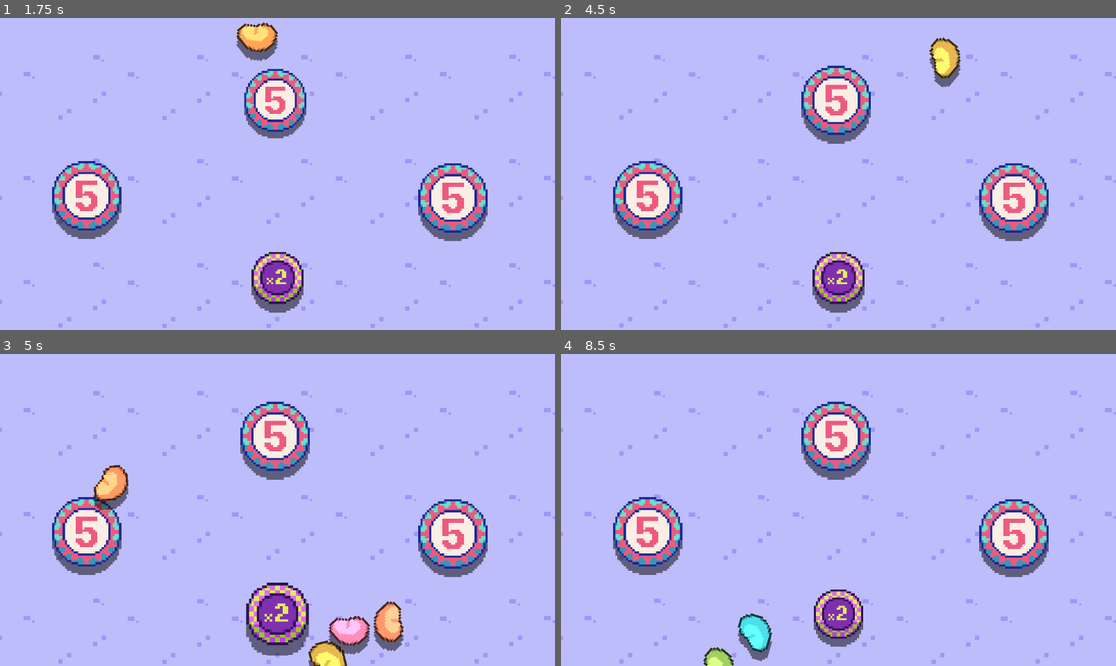
Above: before the commit, frames 1-4 (two rows, left to right).
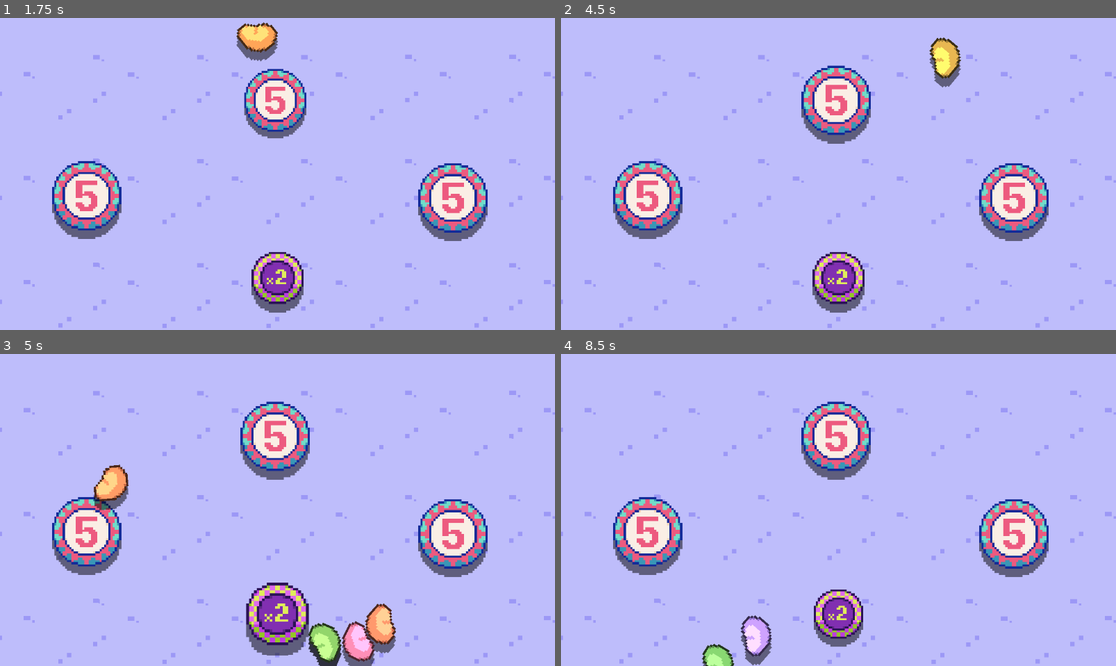
Above: after the commit, the same moments.

Repository: dairycultist/bean-game
Game: Godot game, scene res://scene.tscn
The game is run twice, just before and just after one commit, with the same random seed, the same clock (stepped at 60 frames per second) and the same inputs.
Inputs (mouse positions are in pixels of both pictures, inside the frame that each line leads up to):
- Up to frame 1 (1.75 s): tap Enter at 0.5 s; press the mouse at (277, 174) at 0.53 s; move the mouse to (166, 189) at 1.27 s; release the mouse at (166, 189) at 1.28 s; click (166, 189) at 1.35 s
- Up to frame 2 (4.5 s): move the mouse to (894, 105) at 2.02 s; press the mouse at (894, 105) at 2.03 s; move the mouse to (810, 236) at 2.77 s; release the mouse at (810, 236) at 2.78 s; click (810, 236) at 2.85 s; move the mouse to (1005, 220) at 3.52 s; press the mouse at (1005, 220) at 3.53 s; move the mouse to (672, 127) at 4.27 s; release the mouse at (672, 127) at 4.28 s; click (672, 127) at 4.35 s
- Up to frame 3 (5 s): no input
- Up to frame 4 (8.5 s): move the mouse to (866, 510) at 5.02 s; press the mouse at (866, 510) at 5.03 s; move the mouse to (755, 432) at 5.77 s; release the mouse at (755, 432) at 5.78 s; click (755, 432) at 5.85 s; move the mouse to (960, 494) at 6.52 s; press the mouse at (960, 494) at 6.53 s; move the mouse to (727, 525) at 7.27 s; release the mouse at (727, 525) at 7.28 s; click (727, 525) at 7.35 s; move the mouse to (894, 441) at 8.02 s; press the mouse at (894, 441) at 8.03 s

Frame 1 is identical in both runs. In frame 2, less than 0.1% of the frame differs, in the area x 66-73%, y 6-23%; in frame 3, 2.3%, in the area x 18-73%, y 35-100%; in frame 4, 0.9%.

Commit message:
Cute little animation for spawning next bean

Diff:
--- a/bean_dropper.gd
+++ b/bean_dropper.gd
@@ -26,10 +26,12 @@
 	collider.position.x = collider.shape.size.x / 2
 	collider.position.y = collider.shape.size.y / 2
 
-func _process(_delta: float) -> void:
+func _process(delta: float) -> void:
 
 	var bound = collider.shape.size.x / 2
 	the_bean.global_position.x = clamp((camera.get_local_mouse_position() + camera.position).x, -bound, bound)
+
+	the_bean.global_position.y = lerp(the_bean.global_position.y, get_parent().global_position.y, 10.0 * delta)
 
 func _input_event(_viewport: Viewport, event: InputEvent, _shape_idx: int):
 
@@ -44,7 +46,7 @@
 		# make a new the_bean
 		the_bean = bean.instantiate()
 		add_child(the_bean)
-		the_bean.global_position.y = get_parent().global_position.y
+		the_bean.global_position.y = get_parent().global_position.y - 50.0
 		the_bean.global_rotation = randf() * PI * 2
 		the_bean.collision_layer = 0
 		the_bean.freeze = true
